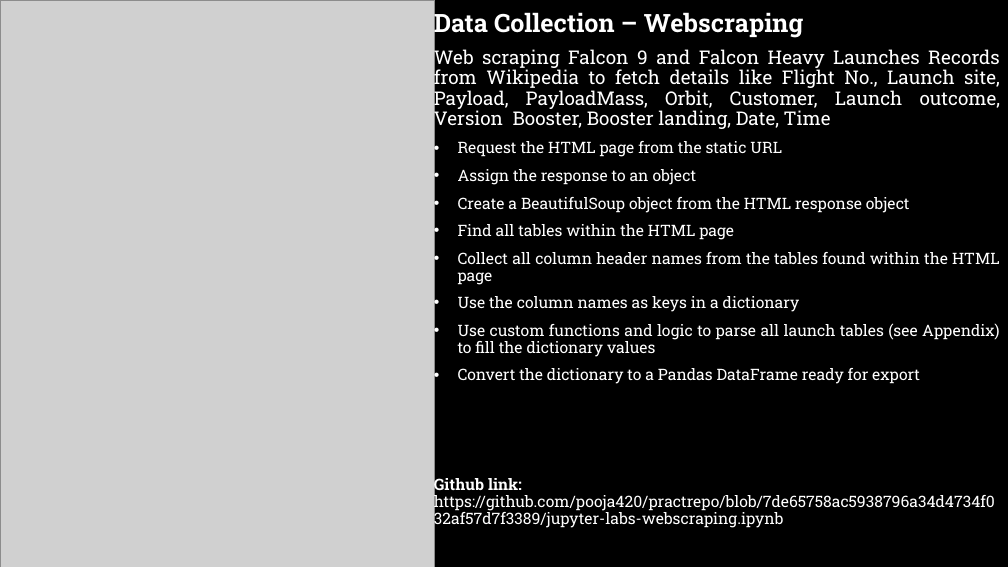
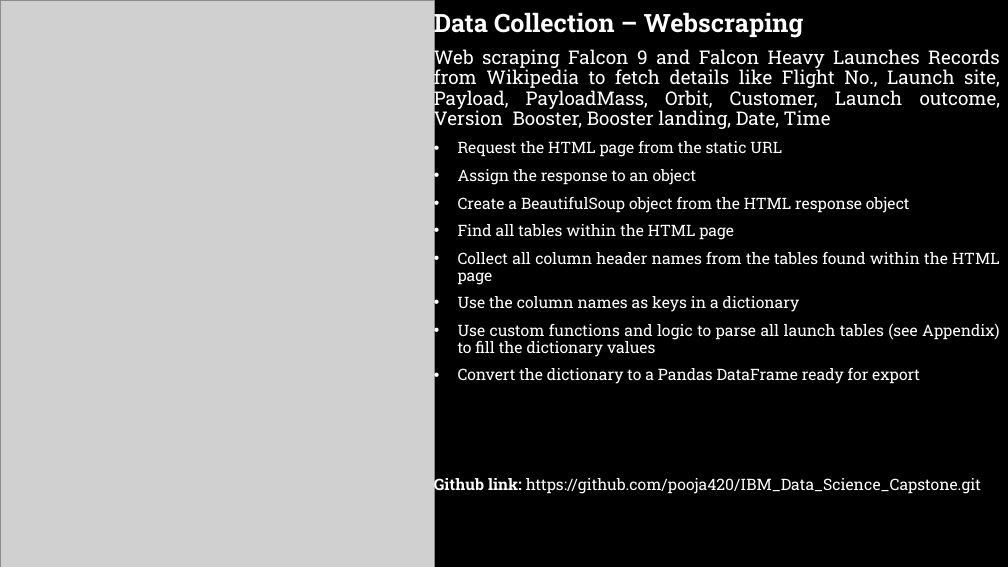
Before and after one commit to pooja420/IBM_Data_Science_Capstone, a slide deck: slide 10 of Space_X_Capstone_20230110.pptx. Drawn at 1008x567 pixels with LibreOffice and Linux fonts; fonts in the diff are those of the drawing; grey boxes stand for pictures. Boxes give left, top, right and bottom in pixels: in the first picture for what was removed or moved away, otherwise in the second. Text is boxed around its words. In the diff, an @@ line names an element or a change of style, - is before the commit and + after.

```diff
--- a/Space_X_Capstone_20230110.pptx
+++ b/Space_X_Capstone_20230110.pptx
@@ subtitle at (434,476,981,495): text changed @@
-Github link: https://github.com/pooja420/practrepo/blob/7de65758ac5938796a34d4734f032af57d7f3389/jupyter-labs-webscraping.ipynb
+Github link: https://github.com/pooja420/IBM_Data_Science_Capstone.git
```
Also in this commit, not shown: 7 other slides changed.
